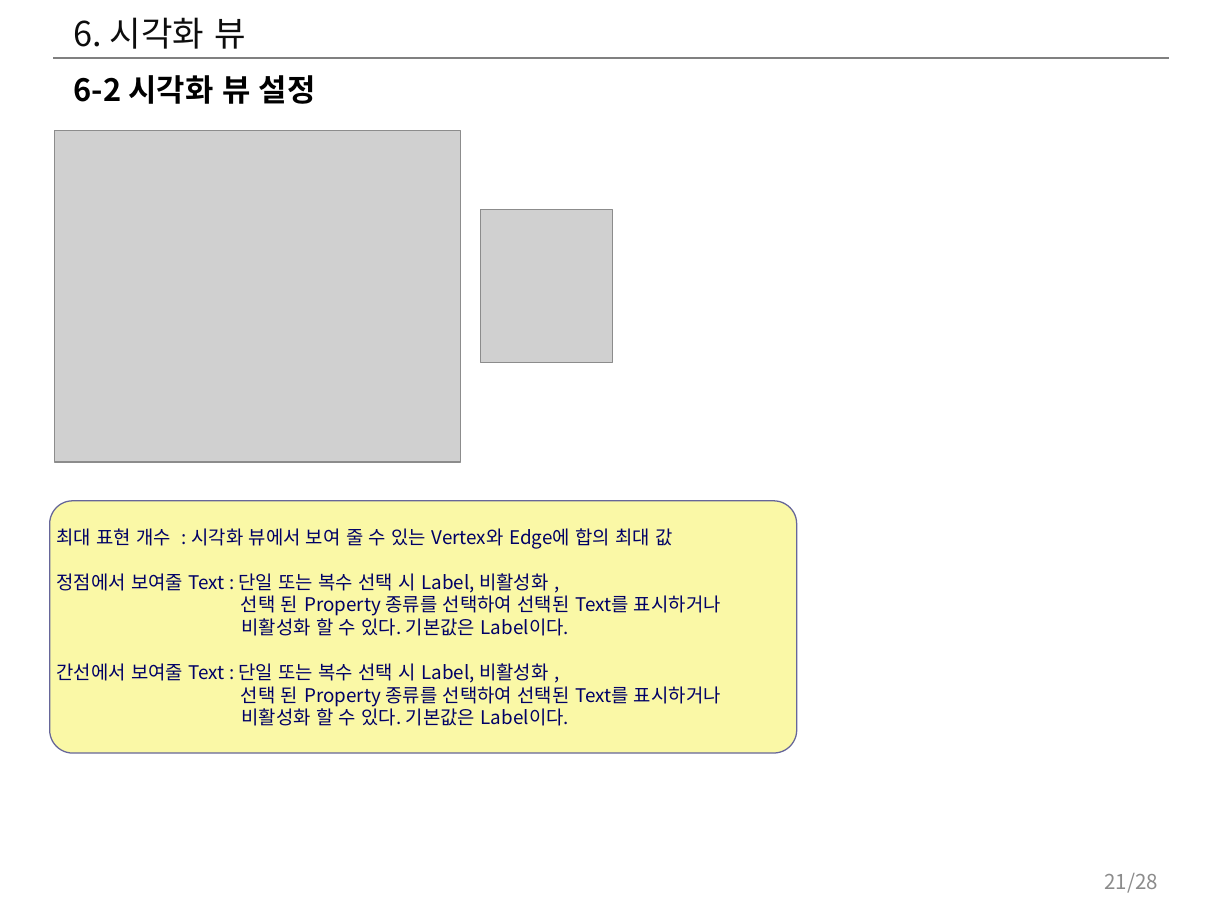
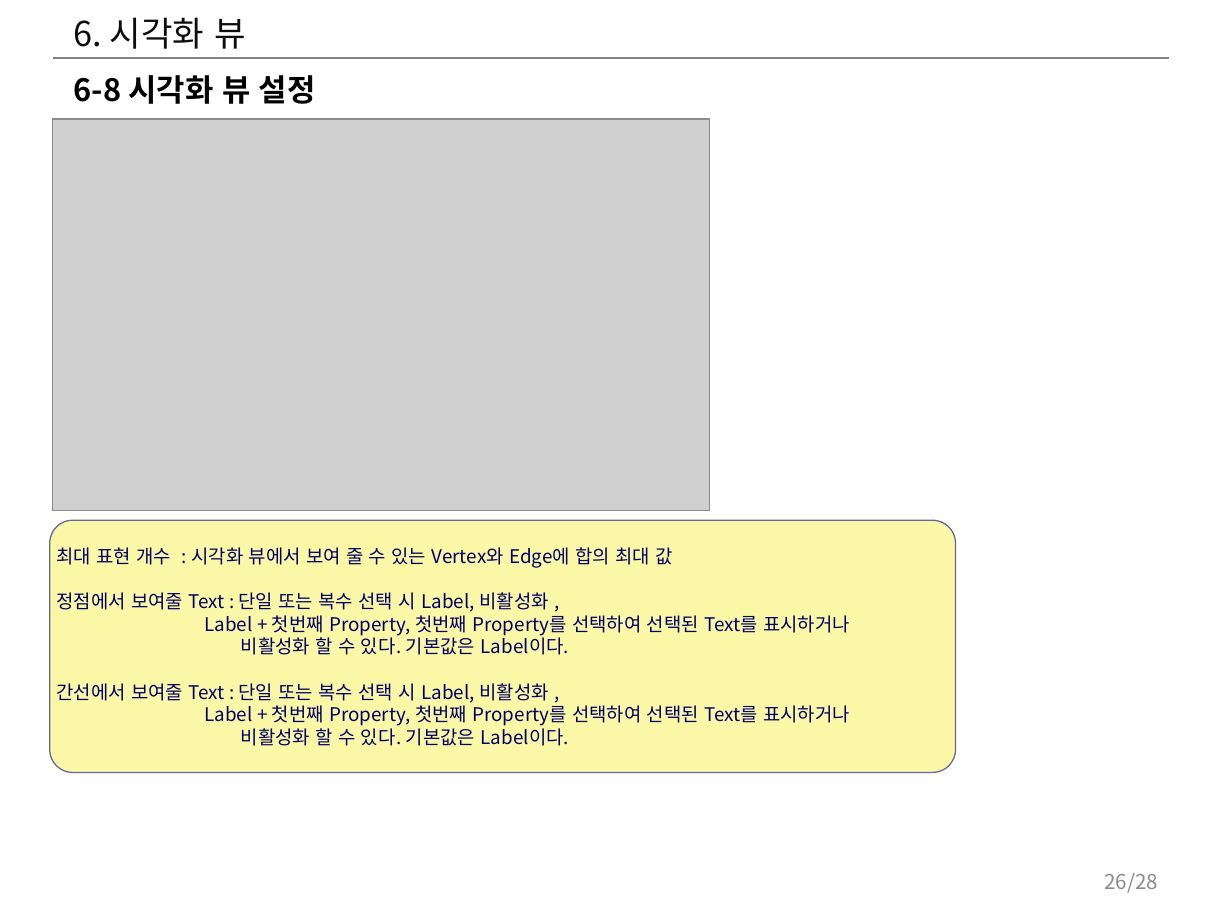
Before and after one commit to postech-dblab-iitp/visual-tool, a slide deck: slide 26 of ViT_docs/시각화도구_UI_UX_기획서.pptx (slide 21 before the commit). Drawn at 1232x924 pixels with LibreOffice and Linux fonts; fonts in the diff are those of the drawing; grey boxes stand for pictures. Boxes give left, top, right and bottom in pixels: in the first picture for what was removed or moved away, otherwise in the second. Text is boxed around its words. In the diff, an @@ line names an element or a change of style, - is before the commit and + after.

```diff
--- a/ViT_docs/시각화도구_UI_UX_기획서.pptx
+++ b/ViT_docs/시각화도구_UI_UX_기획서.pptx
@@ text at (x1=74, y1=75, x2=316, y2=104): text changed @@
-6-2 시각화 뷰 설정
+6-8 시각화 뷰 설정
@@ picture resized from (x1=54, y1=131, x2=461, y2=462) to (x1=52, y1=120, x2=708, y2=511) @@
@@ picture removed at (x1=480, y1=209, x2=612, y2=362) @@
@@ rounded rectangle "최대 표현 개수 : 시각화 ..." resized from (x1=49, y1=500, x2=796, y2=753) to (x1=49, y1=520, x2=955, y2=772) @@
@@ text in rounded rectangle at (x1=204, y1=611, x2=850, y2=636): text changed @@
-선택 된 Property 종류를 선택하여 선택된 Text를 표시하거나
+Label + 첫번째 Property, 첫번째 Property를 선택하여 선택된 Text를 표시하거나
@@ text in rounded rectangle at (x1=204, y1=702, x2=850, y2=726): text changed @@
-선택 된 Property 종류를 선택하여 선택된 Text를 표시하거나
+Label + 첫번째 Property, 첫번째 Property를 선택하여 선택된 Text를 표시하거나
@@ page number at (x1=1104, y1=873, x2=1158, y2=893): text changed @@
-21/28
+26/28
```
Also in this commit, not shown: 20 other slides changed, 1 slide added.
